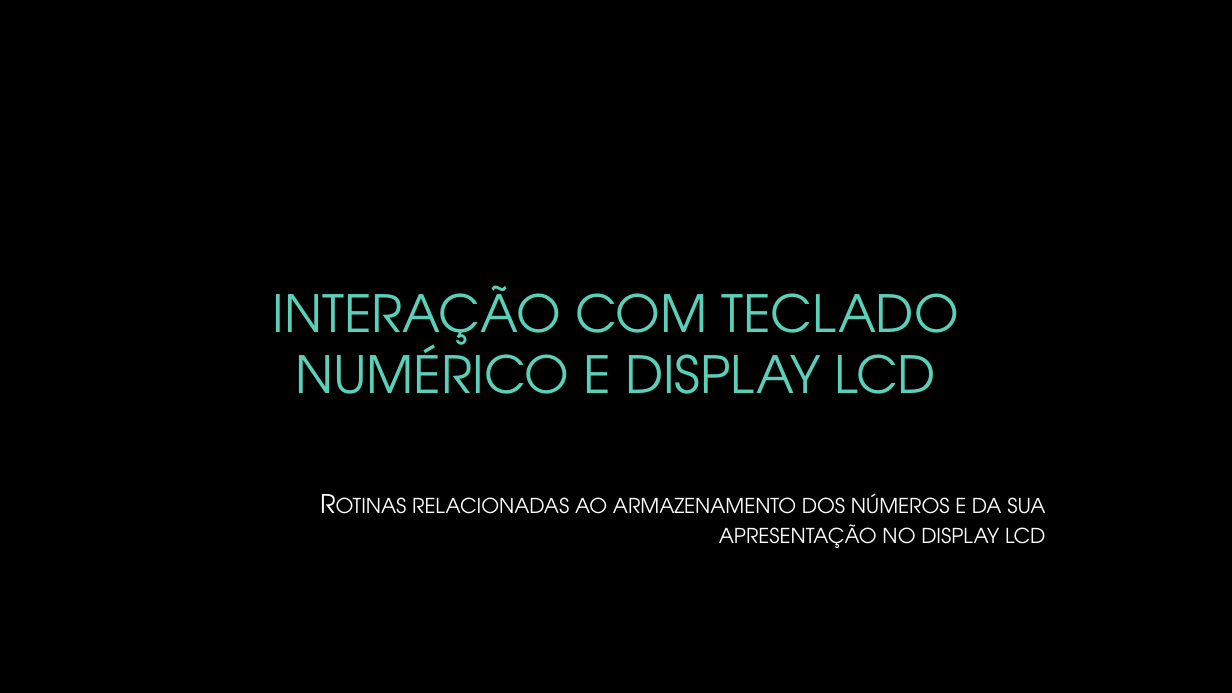
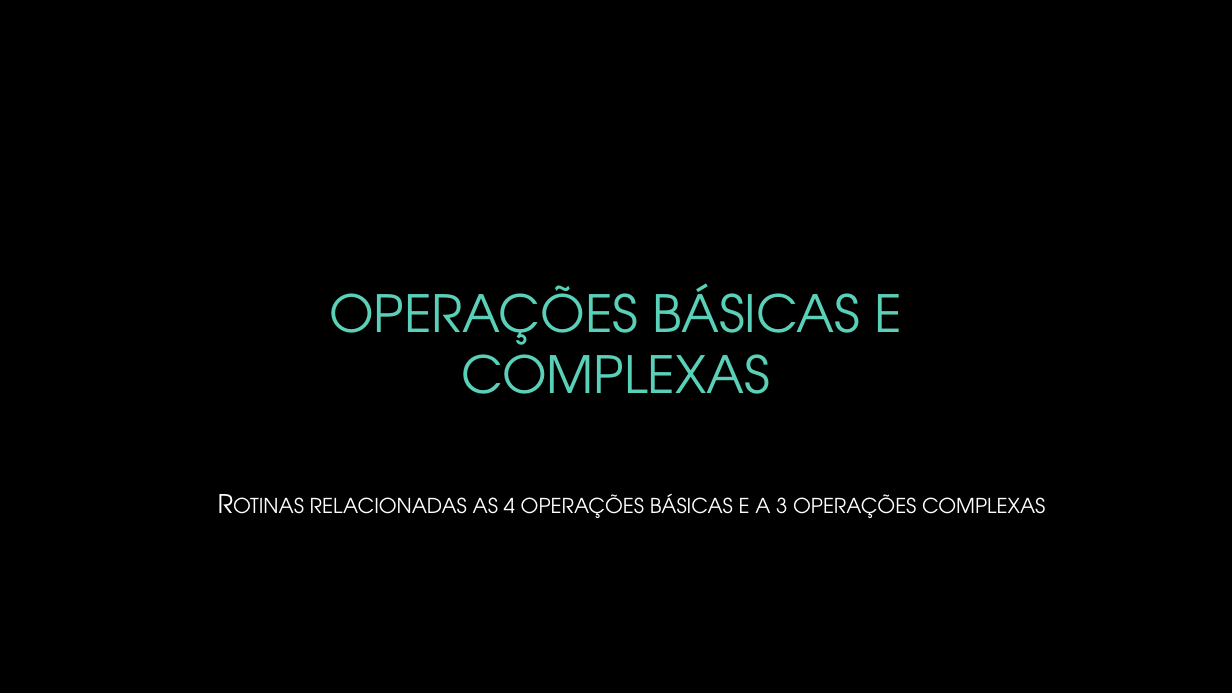
Before and after one commit to JoaoDias-223/Simple-Assembly-Calculator, a slide deck: slide 26 of misc/Apresentacao_calculadora.pptx. Drawn at 1232x693 pixels with LibreOffice and Linux fonts; fonts in the diff are those of the drawing; background and template pictures are left out. Boxes give left, top, right and bottom in pixels: in the first picture for what was removed or moved away, otherwise in the second. Text is boxed around its words. In the diff, an @@ line names an element or a change of style, - is before the commit and + after.

```diff
--- a/misc/Apresentacao_calculadora.pptx
+++ b/misc/Apresentacao_calculadora.pptx
@@ title at <box>329,283,903,394</box>: text changed @@
-INTERAÇÃO COM TECLADO NUMÉRICO E DISPLAY LCD
+OPERAÇÕES BÁSICAS E COMPLEXAS
@@ text at <box>310,494,1045,518</box>: text changed @@
-Rotinas relacionadas ao armazenamento dos números e da sua apresentação no display lcd
+Rotinas relacionadas as 4 operações básicas e a 3 operações complexas
```
Also in this commit, not shown: 1 other slide changed, 2 slides added, 9 other files.
